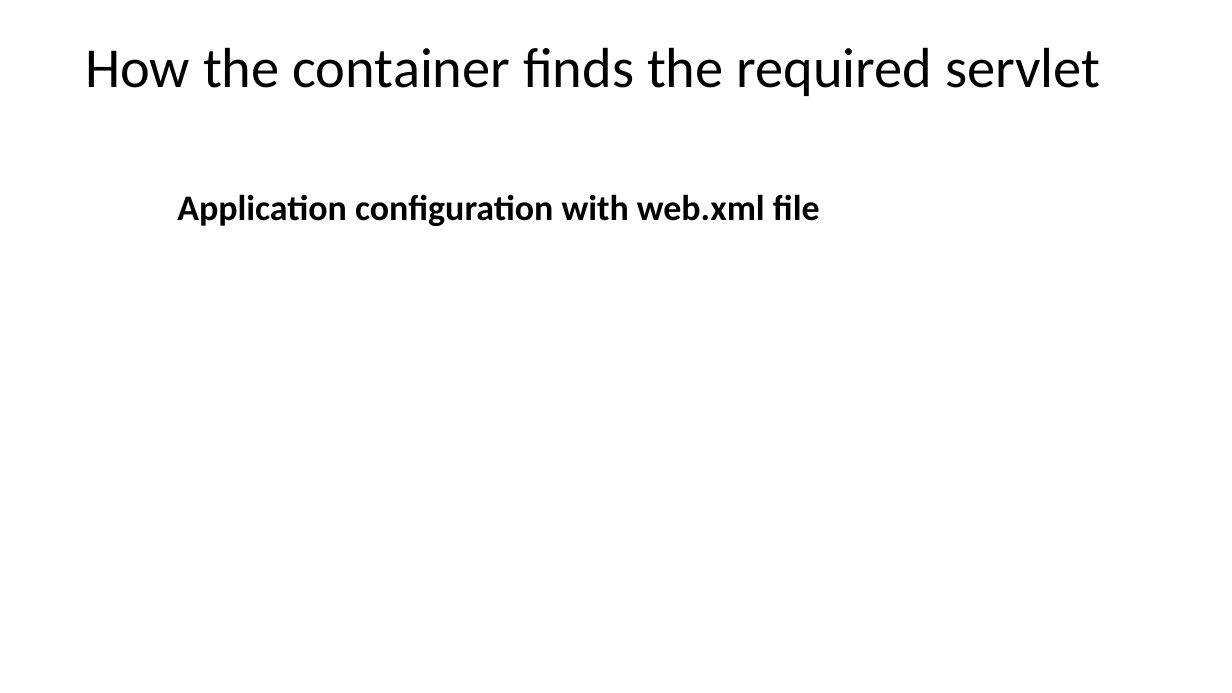
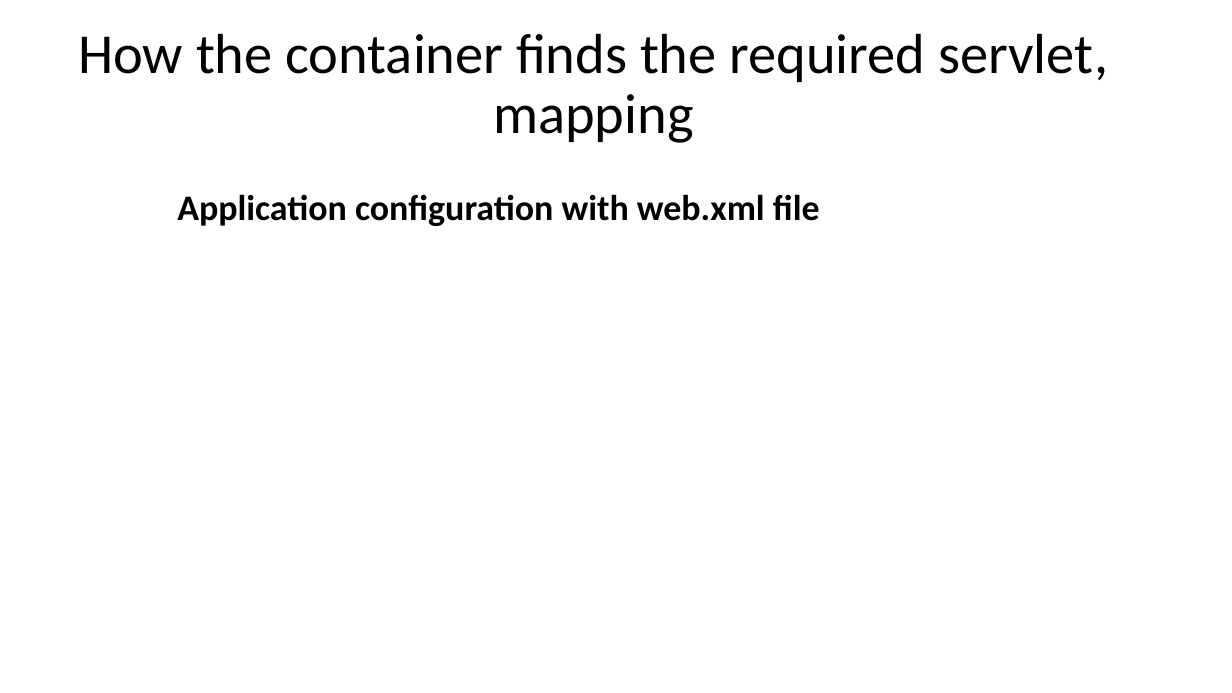
Before and after one commit to Garnik94/Levelup_presentations, a slide deck: slide 7 of Servlet/Servlet_Presentation.pptx. Drawn at 1232x693 pixels with LibreOffice and Linux fonts; fonts in the diff are those of the drawing. Boxes give left, top, right and bottom in pixels: in the first picture for what was removed or moved away, otherwise in the second. Text is boxed around its words. In the diff, an @@ line names an element or a change of style, - is before the commit and + after.

```diff
--- a/Servlet/Servlet_Presentation.pptx
+++ b/Servlet/Servlet_Presentation.pptx
@@ title at [78,33,1109,143]: text changed @@
-How the container finds the required servlet
+How the container finds the required servlet, mapping
```
Also in this commit, not shown: 3 other slides changed, 4 slides added, 4 other files.
